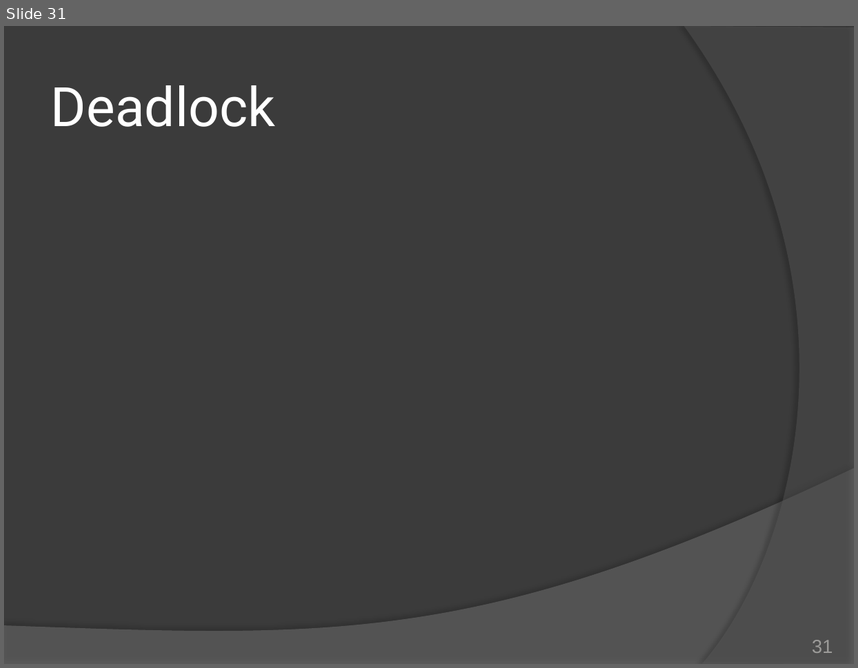
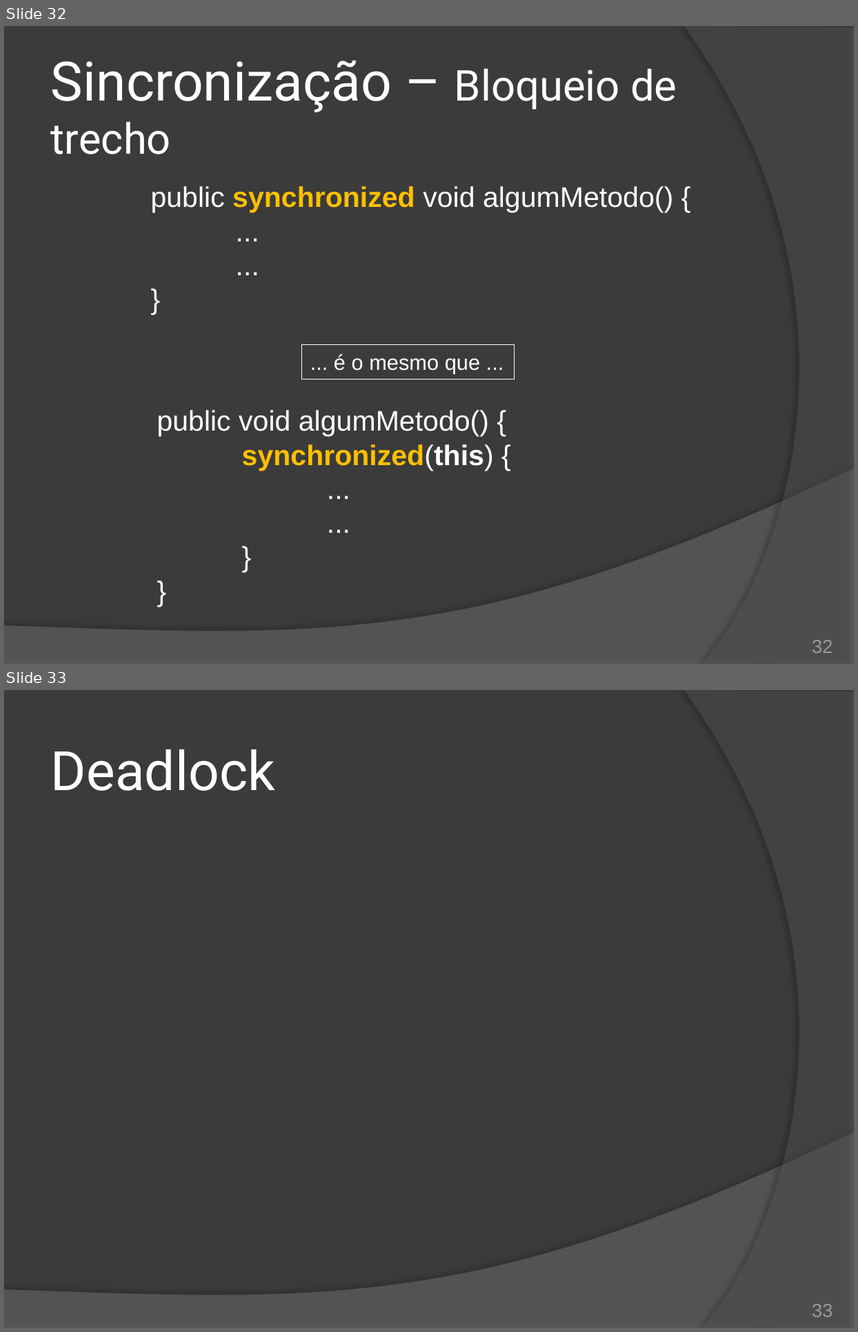
Before and after one commit to duchesqui/slzvieira-training, a slide deck: 2-Java-Programmer-Modulo-II/14.Capitulo08.pptx. Shown one above the other, each under a label of ours: slide 31 before the commit, slides 32 and 33 after it. The pictures are 858x668 and 858x1332 pixels, drawn with LibreOffice and Linux fonts; fonts in the diff are those of the drawing. Boxes give left, top, right and bottom in pixels: in the first picture for what was removed or moved away, otherwise in the second. Text is boxed around its words. In the diff, an @@ line names an element or a change of style, - is before the commit and + after.

Commit message:
Capítulo 8: Sincronização de bloco.

```diff
--- a/2-Java-Programmer-Modulo-II/14.Capitulo08.pptx
+++ b/2-Java-Programmer-Modulo-II/14.Capitulo08.pptx
@@ slide 32 added at [4,26,854,664], background #3B3B3B; not listed: 2 template elements that a slide beside it also shows @@
@@ title added at [51,60,677,154], 36 pt, text #FFFFFF @@
+Sincronização – Bloqueio de trecho
@@ text added at [151,186,673,213], 24 pt, text #FFFFFF @@
+public synchronized void algumMetodo() {
+...
+...
+}
@@ rectangle added at [301,345,514,379], outline #FFFFFF 0.75 pt, 18 pt, text #FFFFFF @@
+... é o mesmo que ...
@@ text added at [157,410,494,470], 24 pt, text #FFFFFF @@
+public void algumMetodo() {
+synchronized(this) {
+...
+...
+}
+}
@@ page number added at [812,639,833,653], 16 pt, text #9D9B9A @@
+32
@@ what was slide 31 is now slide 33 @@
@@ page number at [812,1303,833,1317]: text changed @@
-31
+33
```
Also in this commit, not shown: 1 slide changed, 1 other slide added.
